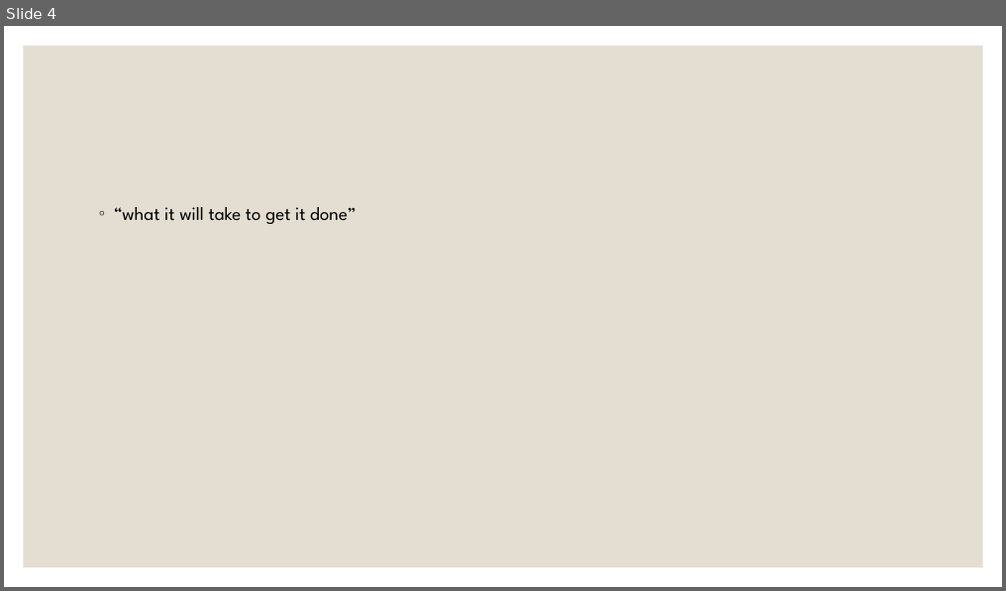
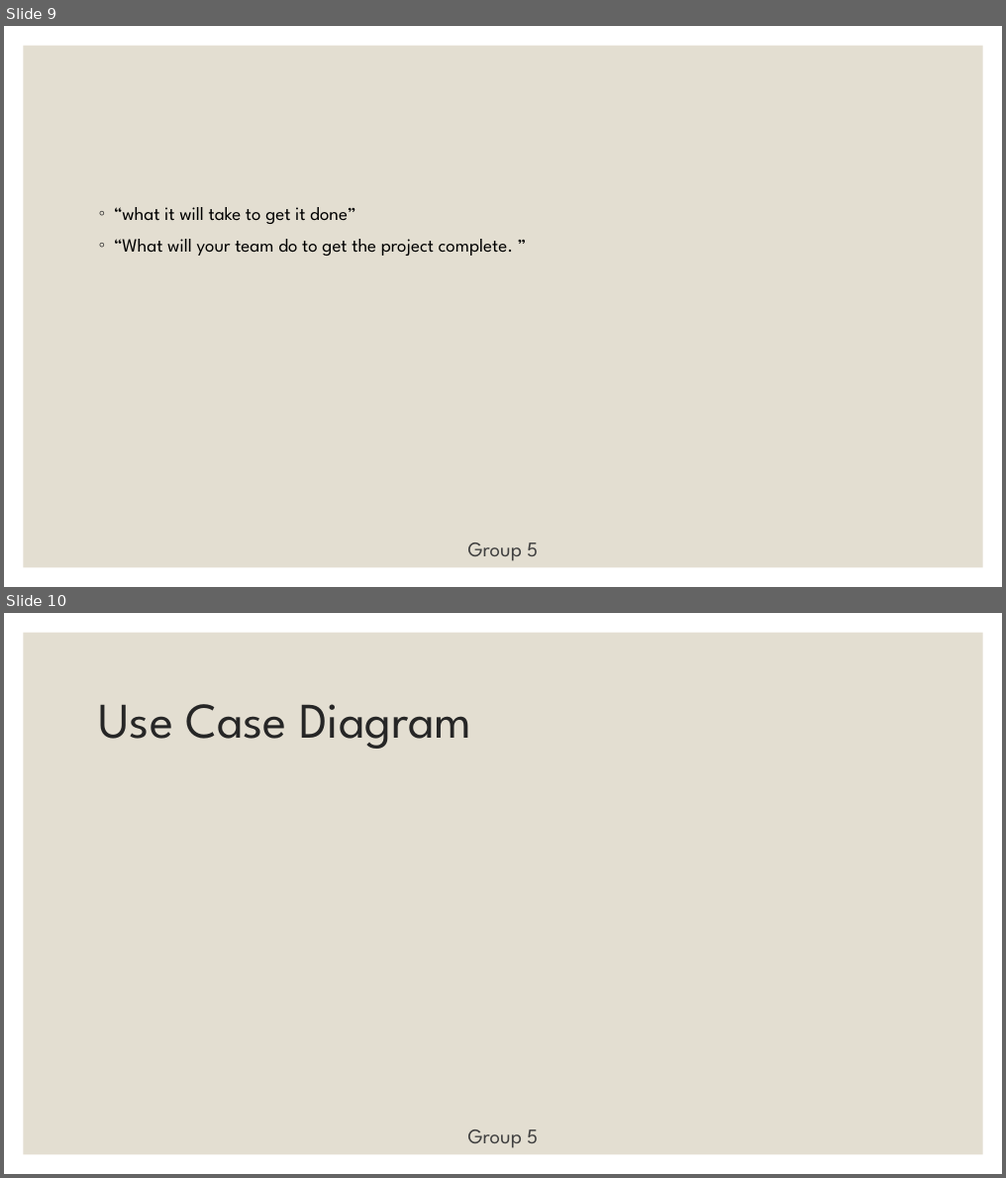
Before and after one commit to rsera/CommunityServiceTracker, a slide deck: Presentation 1.pptx. Shown one above the other, each under a label of ours: slide 4 before the commit, slides 9 and 10 after it. The pictures are 1006x591 and 1006x1178 pixels, drawn with LibreOffice and Linux fonts; fonts in the diff are those of the drawing. Boxes give left, top, right and bottom in pixels: in the first picture for what was removed or moved away, otherwise in the second. Text is boxed around its words. In the diff, an @@ line names an element or a change of style, - is before the commit and + after.

```diff
--- a/Presentation 1.pptx
+++ b/Presentation 1.pptx
@@ slide 10 added at [4,613,1002,1174], background #FFFFFF; not listed: 1 template element that a slide beside it also shows @@
@@ title added at [99,704,472,749], 48 pt, text #262626 @@
+Use Case Diagram
@@ text added at [468,1130,538,1149], 20 pt, text #404040 @@
+Group 5
@@ what was slide 4 is now slide 9 @@
@@ slide 9 changed as well @@
@@ text at [114,239,513,256]: paragraph added @@
+◦ “What will your team do to get the project complete. ”
@@ text added at [468,543,538,562], 20 pt, text #404040 @@
+Group 5
```
Also in this commit, not shown: 6 other slides changed, 10 other slides added, 1 slide removed, 2 other files.
